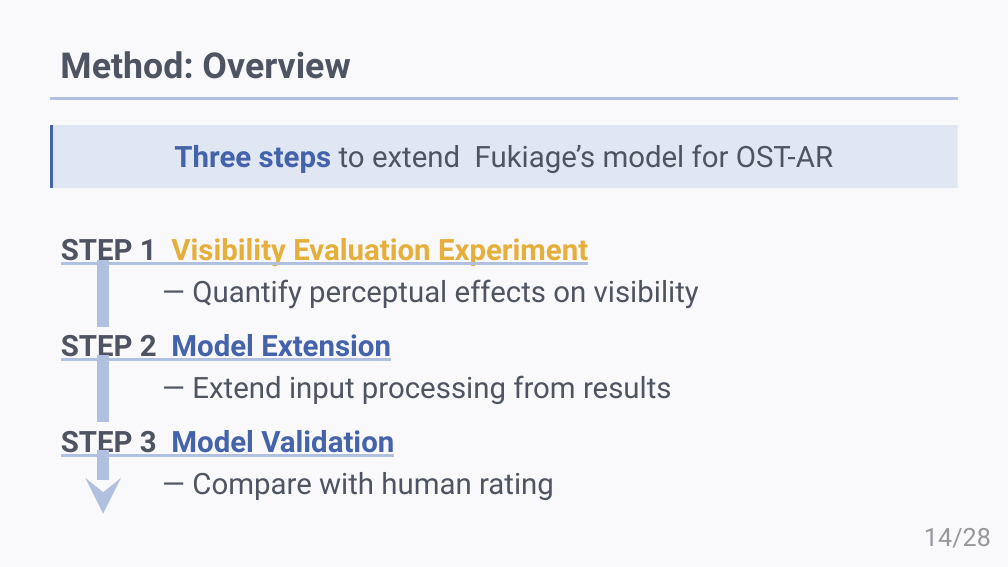
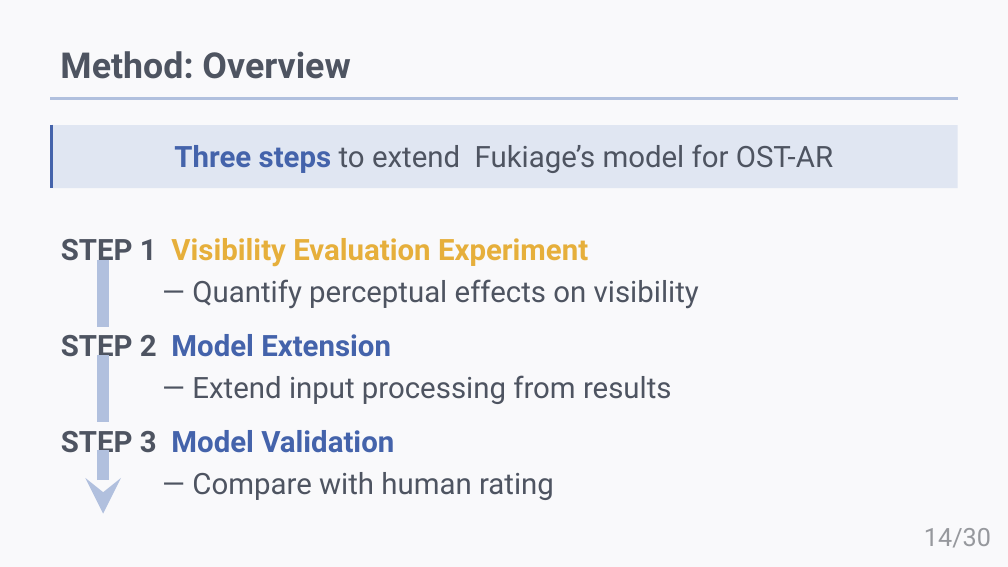
Before and after one commit to HAMADAKAZUKI2423/lab, a slide deck: slide 14 of papers/Rinko2026S/rinko2026S.pptx. Drawn at 1008x567 pixels with LibreOffice and Linux fonts; fonts in the diff are those of the drawing. Boxes give left, top, right and bottom in pixels: in the first picture for what was removed or moved away, otherwise in the second. Text is boxed around its words. In the diff, an @@ line names an element or a change of style, - is before the commit and + after.

```diff
--- a/papers/Rinko2026S/rinko2026S.pptx
+++ b/papers/Rinko2026S/rinko2026S.pptx
@@ text at box(61, 238, 588, 268): underline off in "STEP 1 Visibility Evaluation Experiment" @@
@@ text at box(61, 334, 391, 364): underline off in "STEP 2 Model Extension" @@
@@ text at box(61, 430, 394, 459): underline off in "STEP 3 Model Validation" @@
@@ page number at box(924, 528, 991, 548): text changed @@
-14/28
+14/30
```
Also in this commit, not shown: 9 other slides changed, 2 slides added, 20 other files.
